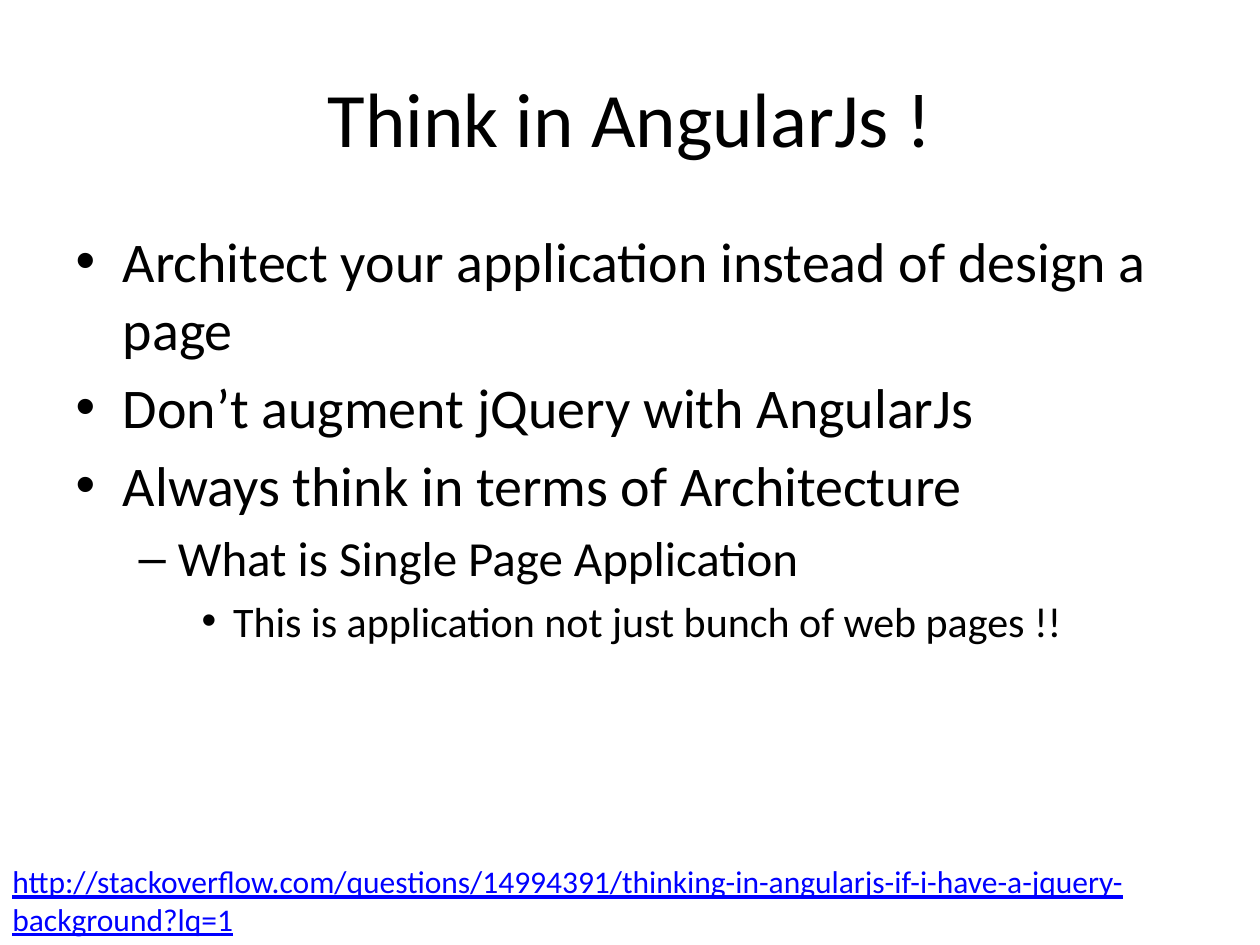
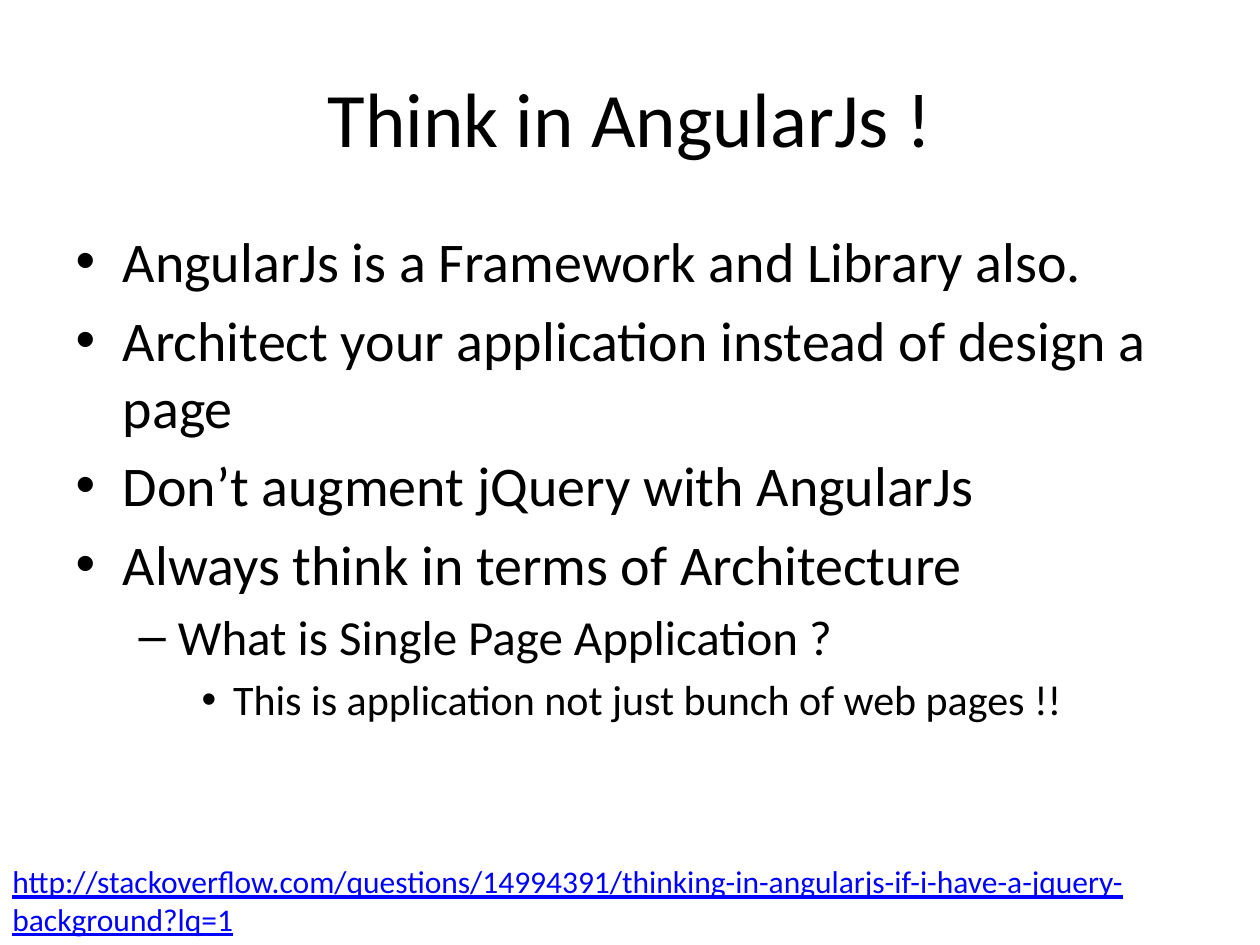
Before and after one commit to tasnim-reza/angularjs-class, a slide deck: slide 10 of class-2-Basic AngularJs/slides/basic angularjs.pptx. Drawn at 1260x945 pixels with LibreOffice and Linux fonts; fonts in the diff are those of the drawing. Boxes give left, top, right and bottom in pixels: in the first picture for what was removed or moved away, otherwise in the second. Text is boxed around its words. In the diff, an @@ line names an element or a change of style, - is before the commit and + after.

Commit message:
added angularjs component description class-2

```diff
--- a/class-2-Basic AngularJs/slides/basic angularjs.pptx
+++ b/class-2-Basic AngularJs/slides/basic angularjs.pptx
@@ text at bbox=[123, 243, 1081, 292]: paragraph added @@
+• AngularJs is a Framework and Library also.
@@ text at bbox=[178, 621, 798, 664]: text changed @@
-  – What is Single Page Application
+  – What is Single Page Application ?
```
Also in this commit, not shown: 14 other slides changed, 1 slide added, 1 slide removed, 7 other files.
